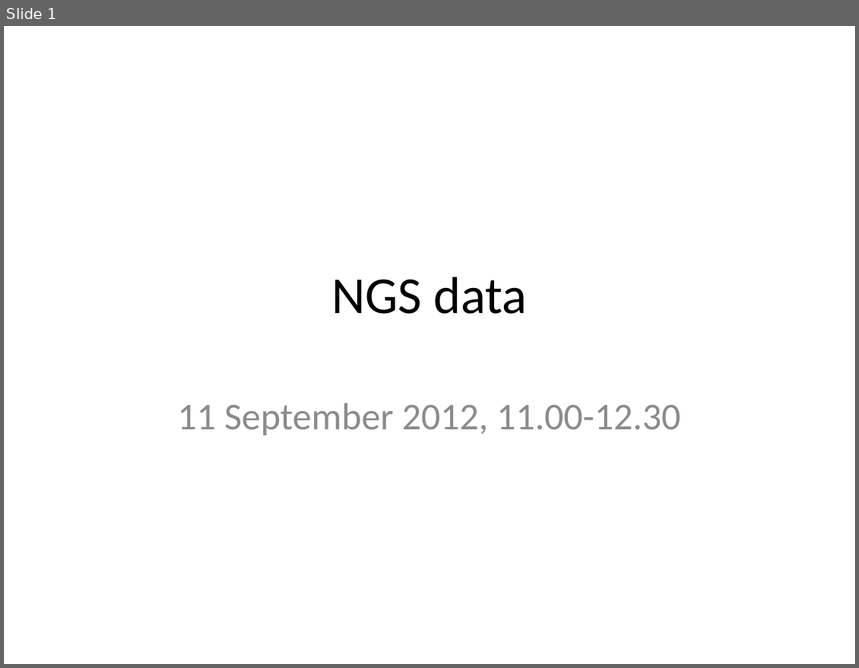
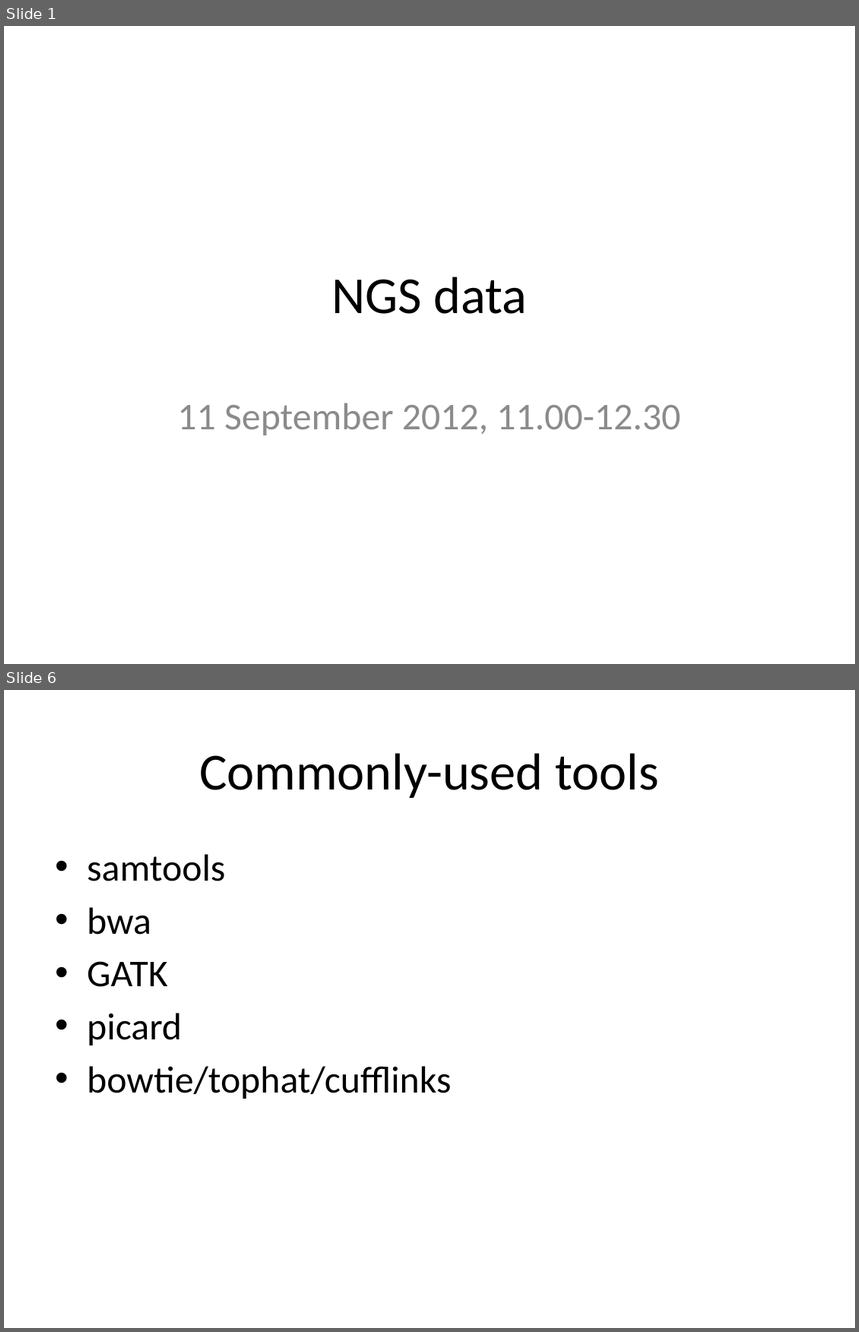
Before and after one commit to rvosa/ngs-workflows, a slide deck: doc/slides/day1/session2/NGSdata.pptx. Shown one above the other, each under a label of ours: slide 1 before the commit, slides 1 and 6 after it; the slides between them are not shown. The pictures are 859x668 and 859x1332 pixels, drawn with LibreOffice and Linux fonts; fonts in the diff are those of the drawing. Boxes give left, top, right and bottom in pixels: in the first picture for what was removed or moved away, otherwise in the second. Text is boxed around its words. In the diff, an @@ line names an element or a change of style, - is before the commit and + after.

Commit message:
added slide titles for all slides

```diff
--- a/doc/slides/day1/session2/NGSdata.pptx
+++ b/doc/slides/day1/session2/NGSdata.pptx
@@ slide 6 added at bbox=[4, 690, 855, 1328], background #FFFFFF @@
@@ title added at bbox=[199, 753, 659, 798], 44 pt, text #000000 @@
+Commonly-used tools
@@ text added at bbox=[87, 854, 451, 1099], 32 pt, text #000000 @@
+• samtools
+• bwa
+• GATK
+• picard
+• bowtie/tophat/cufflinks
```
Also in this commit, not shown: 9 other slides added, 15 other files.
